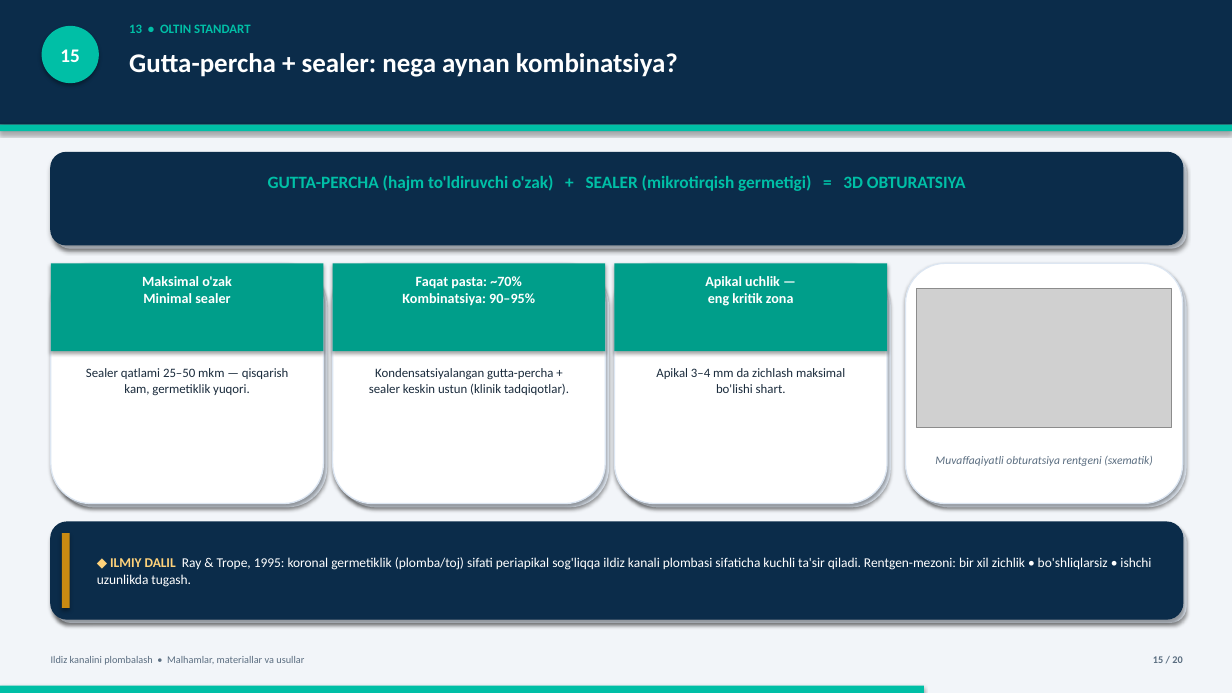
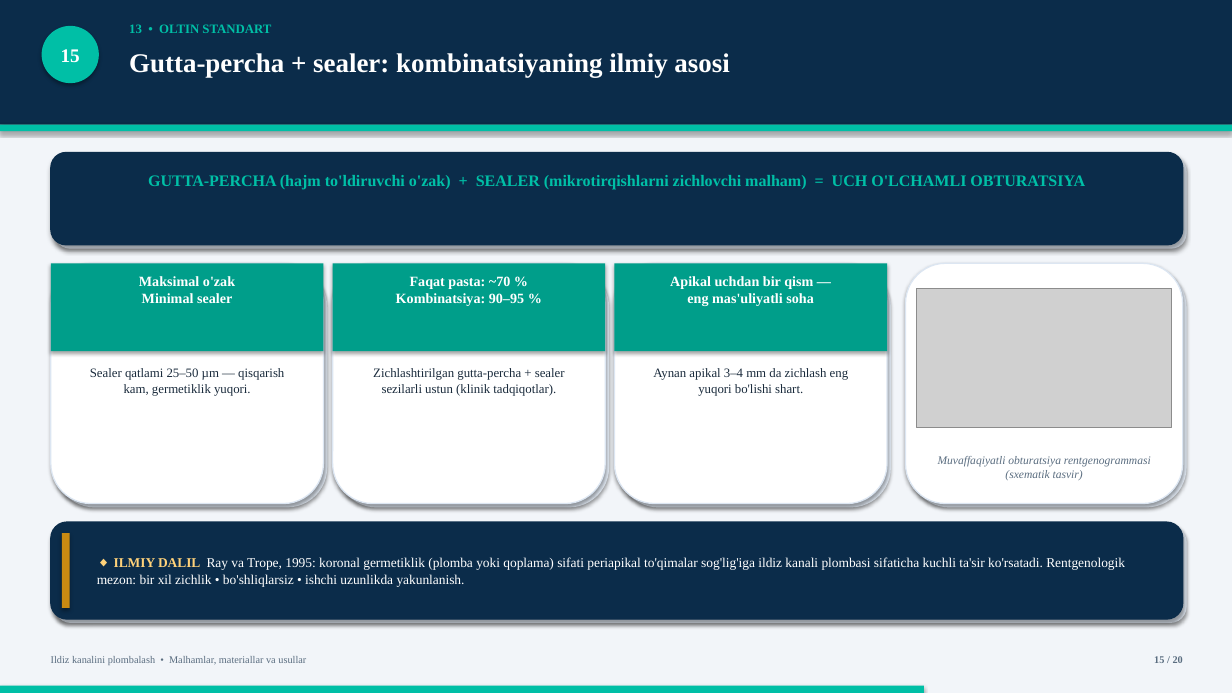
Before and after one commit to jabborovd18-collab/jdakimyo, a slide deck: slide 15 of Ildiz_kanalini_plombalash_taqdimot.pptx. Drawn at 1232x693 pixels with LibreOffice and Linux fonts; fonts in the diff are those of the drawing; grey boxes stand for pictures. Boxes give left, top, right and bottom in pixels: in the first picture for what was removed or moved away, otherwise in the second. Text is boxed around its words. In the diff, an @@ line names an element or a change of style, - is before the commit and + after.

```diff
--- a/Ildiz_kanalini_plombalash_taqdimot.pptx
+++ b/Ildiz_kanalini_plombalash_taqdimot.pptx
@@ text at bbox=[129, 53, 729, 77]: text changed; font Calibri to Times New Roman @@
-Gutta-percha + sealer: nega aynan kombinatsiya?
+Gutta-percha + sealer: kombinatsiyaning ilmiy asosi
@@ text at bbox=[148, 175, 1085, 190]: text changed; size 13.5 to 12.5 pt; font Calibri to Times New Roman @@
-GUTTA-PERCHA (hajm to'ldiruvchi o'zak) + SEALER (mikrotirqish germetigi) = 3D OBTURATSIYA
+GUTTA-PERCHA (hajm to'ldiruvchi o'zak) + SEALER (mikrotirqishlarni zichlovchi malham) = UCH O'LCHAMLI OBTURATSIYA
@@ font Calibri to Times New Roman in 5 elements at bbox=[42, 26, 99, 83], bbox=[129, 24, 271, 33], bbox=[51, 656, 306, 665], bbox=[1154, 656, 1183, 663], bbox=[139, 276, 235, 303] @@
@@ text at bbox=[396, 276, 524, 306]: text changed; font Calibri to Times New Roman @@
-Faqat pasta: ~70%
-Kombinatsiya: 90–95%
+Faqat pasta: ~70 %
+Kombinatsiya: 90–95 %
@@ text at bbox=[670, 276, 814, 306]: text changed; font Calibri to Times New Roman @@
-Apikal uchlik —
-eng kritik zona
+Apikal uchdan bir qism —
+eng mas'uliyatli soha
@@ text at bbox=[90, 368, 284, 396]: text changed; font Calibri to Times New Roman @@
-Sealer qatlami 25–50 mkm — qisqarish kam, germetiklik yuqori.
+Sealer qatlami 25–50 µm — qisqarish kam, germetiklik yuqori.
@@ text at bbox=[373, 368, 565, 396]: text changed; font Calibri to Times New Roman @@
-Kondensatsiyalangan gutta-percha + sealer keskin ustun (klinik tadqiqotlar).
+Zichlashtirilgan gutta-percha + sealer sezilarli ustun (klinik tadqiqotlar).
@@ text at bbox=[653, 368, 849, 396]: text changed; font Calibri to Times New Roman @@
-Apikal 3–4 mm da zichlash maksimal bo'lishi shart.
+Aynan apikal 3–4 mm da zichlash eng yuqori bo'lishi shart.
@@ text at bbox=[938, 456, 1151, 480]: text changed; font Calibri to Times New Roman @@
-Muvaffaqiyatli obturatsiya rentgeni (sxematik)
+Muvaffaqiyatli obturatsiya rentgenogrammasi (sxematik tasvir)
@@ text at bbox=[97, 557, 1125, 587]: text changed; font Calibri to Times New Roman @@
-◆ ILMIY DALIL Ray & Trope, 1995: koronal germetiklik (plomba/toj) sifati periapikal sog'liqqa ildiz kanali plombasi sifaticha kuchli ta'sir qiladi. Rentgen-mezoni: bir xil zichlik • bo'shliqlarsiz • ishchi uzunlikda tugash.
+◆ ILMIY DALIL Ray va Trope, 1995: koronal germetiklik (plomba yoki qoplama) sifati periapikal to'qimalar sog'lig'iga ildiz kanali plombasi sifaticha kuchli ta'sir ko'rsatadi. Rentgenologik mezon: bir xil zichlik • bo'shliqlarsiz • ishchi uzunlikda yakunlanish.
```
Also in this commit, not shown: 19 other slides changed, 1 other file.
